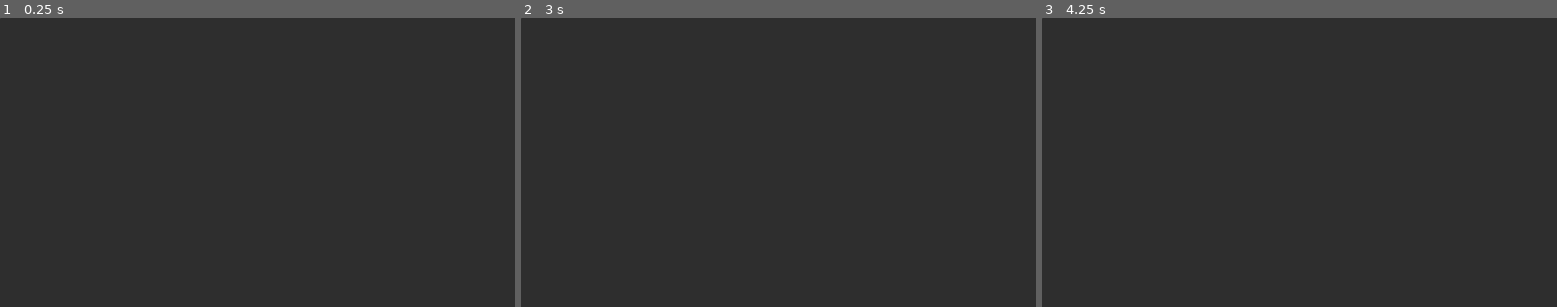
Above: before the commit, frames 1-3 (left to right).
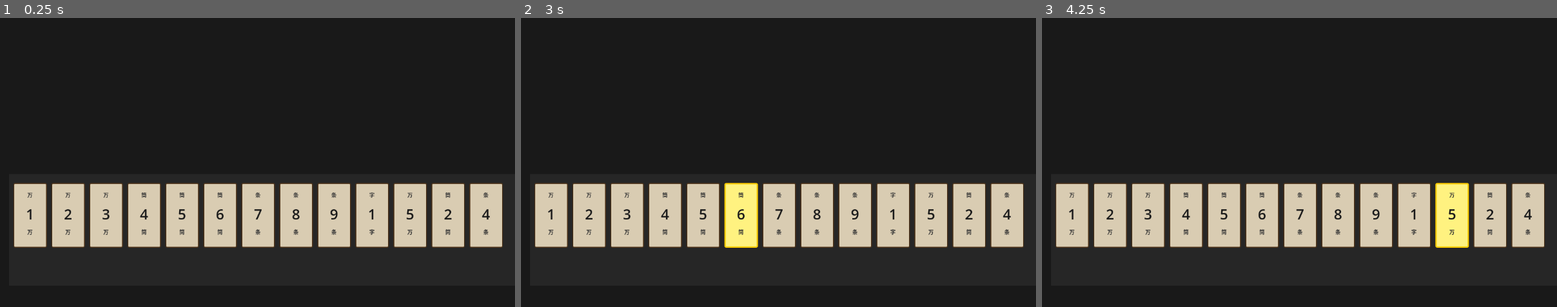
Above: after the commit, the same moments.

Repository: azhongxiansheng/mahjong-game
Game: Godot game, scene res://scenes/main.tscn
The game is run twice, just before and just after one commit, with the same random seed, the same clock (stepped at 60 frames per second) and the same inputs.
Inputs (mouse positions are in pixels of both pictures, inside the frame that each line leads up to):
- Up to frame 1 (0.25 s): no input
- Up to frame 2 (3 s): tap Enter at 0.5, 2 s; move the mouse to (891, 148) at 0.52 s; hold P 0.53-1.28 s; click (891, 148) at 0.67 s; tap Space at 1.25, 2.75 s; move the mouse to (675, 176) at 1.27 s; tap H at 1.35 s; click (675, 176) at 1.42 s; move the mouse to (830, 98) at 2.02 s; hold E 2.03-2.78 s; click (830, 98) at 2.17 s; move the mouse to (752, 220) at 2.77 s; tap P at 2.85 s; click (752, 220) at 2.92 s
- Up to frame 3 (4.25 s): tap Enter at 3.5 s; move the mouse to (1454, 205) at 3.52 s; hold H from 3.53 s (still down); click (1454, 205) at 3.67 s

The runs differ from the first frame. In frame 1, 18% of the frame differs, in the area x 0-98%, y 0-80%; in frame 2, 18%; in frame 3, 18%.
Error before the commit: Parse Error: Too many arguments for "set_border_width()" call. Expected at most 2 but received 4. (res://scripts/game_ui.gd:67)

Commit message:
Fix: Use property assignments for StyleBoxFlat border and corner radius in Godot 4.x

Diff:
--- a/godot/scripts/game_ui.gd
+++ b/godot/scripts/game_ui.gd
@@ -64,8 +64,16 @@
 		var card_style = StyleBoxFlat.new()
 		card_style.bg_color = Color(0.85, 0.8, 0.7, 1.0)  # 象牙色
 		card_style.border_color = Color(0.3, 0.2, 0.1, 1.0)  # 深色边框
-		card_style.set_border_width(2, 2, 2, 2)  # 左上右下
-		card_style.set_corner_radius(3, 3, 3, 3)  # 四个角
+		# 设置四条边的宽度
+		card_style.border_width_left = 2
+		card_style.border_width_top = 2
+		card_style.border_width_right = 2
+		card_style.border_width_bottom = 2
+		# 设置四个圆角
+		card_style.corner_radius_top_left = 3
+		card_style.corner_radius_top_right = 3
+		card_style.corner_radius_bottom_right = 3
+		card_style.corner_radius_bottom_left = 3
 		card_container.add_theme_stylebox_override("panel", card_style)
 
 		# 设置卡牌大小和位置
@@ -163,8 +171,14 @@
 			var old_style = StyleBoxFlat.new()
 			old_style.bg_color = Color(0.85, 0.8, 0.7, 1.0)  # 象牙色
 			old_style.border_color = Color(0.3, 0.2, 0.1, 1.0)
-			old_style.set_border_width(2, 2, 2, 2)
-			old_style.set_corner_radius(3, 3, 3, 3)
+			old_style.border_width_left = 2
+			old_style.border_width_top = 2
+			old_style.border_width_right = 2
+			old_style.border_width_bottom = 2
+			old_style.corner_radius_top_left = 3
+			old_style.corner_radius_top_right = 3
+			old_style.corner_radius_bottom_right = 3
+			old_style.corner_radius_bottom_left = 3
 			cards[selected_card_index].add_theme_stylebox_override("panel", old_style)
 
 		# 选中新卡
@@ -172,8 +186,14 @@
 		var new_style = StyleBoxFlat.new()
 		new_style.bg_color = Color(1.0, 0.95, 0.5, 1.0)  # 高亮黄色
 		new_style.border_color = Color(1.0, 0.8, 0.0, 1.0)  # 金色边框
-		new_style.set_border_width(3, 3, 3, 3)
-		new_style.set_corner_radius(3, 3, 3, 3)
+		new_style.border_width_left = 3
+		new_style.border_width_top = 3
+		new_style.border_width_right = 3
+		new_style.border_width_bottom = 3
+		new_style.corner_radius_top_left = 3
+		new_style.corner_radius_top_right = 3
+		new_style.corner_radius_bottom_right = 3
+		new_style.corner_radius_bottom_left = 3
 		card_container.add_theme_stylebox_override("panel", new_style)
 		print("✓ 选中卡牌: ", index)
 
@@ -202,7 +222,13 @@
 		var style = StyleBoxFlat.new()
 		style.bg_color = Color(0.85, 0.8, 0.7, 1.0)  # 象牙色
 		style.border_color = Color(0.3, 0.2, 0.1, 1.0)
-		style.set_border_width(2, 2, 2, 2)
-		style.set_corner_radius(3, 3, 3, 3)
+		style.border_width_left = 2
+		style.border_width_top = 2
+		style.border_width_right = 2
+		style.border_width_bottom = 2
+		style.corner_radius_top_left = 3
+		style.corner_radius_top_right = 3
+		style.corner_radius_bottom_right = 3
+		style.corner_radius_bottom_left = 3
 		cards[selected_card_index].add_theme_stylebox_override("panel", style)
 	selected_card_index = -1
Not shown, changed: GODOT4_API_FIX.md
Not shown, added: READY_TO_RUN.md
